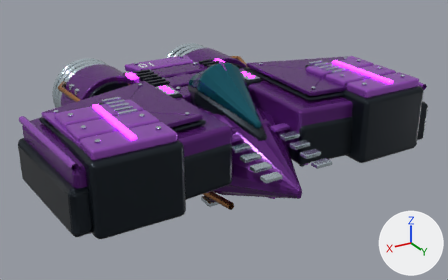
The Blender file docs/solid-fleet-20260908/10.blend, before and after one commit.
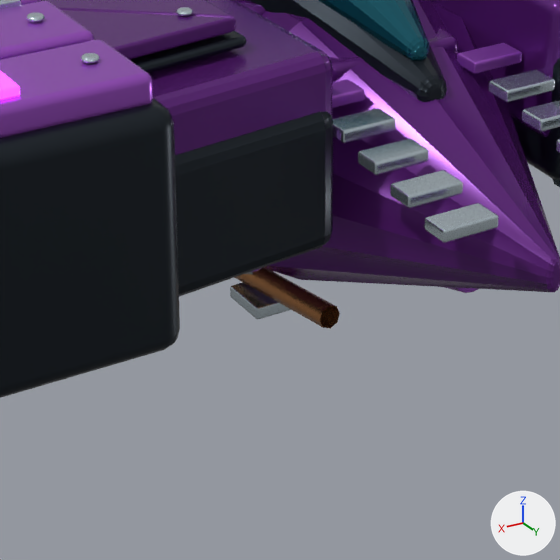
Old and new are each drawn whole from a 50 mm lens placed at (2.46, 4.48, 1.99), pointed at (-0.13, 0.16, -0.17) and again close up on the part from 29% to 67% of the width and 39% to 100% of the height. Every picture has the same lights, and +X, +Y and +Z are marked at lower right. The last two pictures show the newer version.

In view in the first close-up: 'SolidHull_10'.
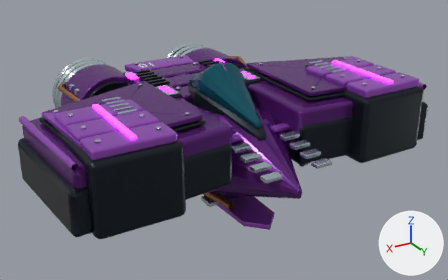
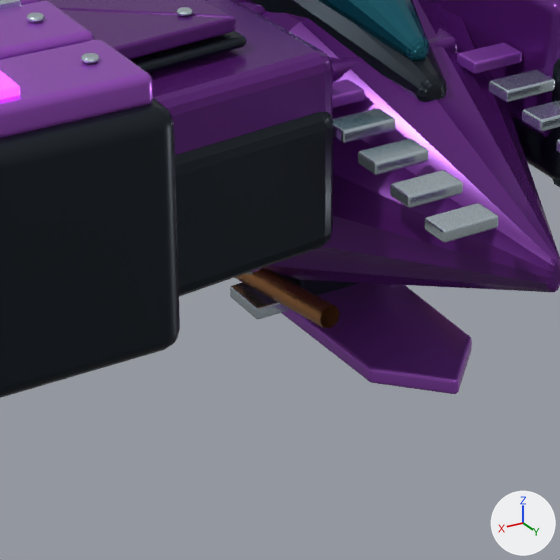
Boxes (x1, y1, x2, y2) around the edits, measured in the close-ups (560 x 560 px):
part 1 of me_deep_structural_fuselage, added (purple)
    after: (239, 280, 472, 394)
part 2 of me_deep_structural_fuselage, added (dark blue)
    after: (273, 271, 359, 296)
part 3 of me_deep_structural_fuselage, deleted (mostly hidden)
    before: (444, 287, 478, 293)

The change, as a diff of the scene's bpy script:
```diff
--- a/docs/solid-fleet-20260908/10.blend.py
+++ b/docs/solid-fleet-20260908/10.blend.py
@@ me_deep_structural_fuselage @@
 # used by ob_solidhull_10; location = (0.0, 0.0, 0.0)
-me_deep_structural_fuselage.from_pydata(...)  # 26308 vertices, 25448 faces; spans x -1.62..1.62, y -1.43..1.43, z -0.6..0.6
+me_deep_structural_fuselage.from_pydata(...)  # 26376 vertices, 25530 faces; spans x -1.62..1.62, y -1.43..1.43, z -0.6..0.6
+# me_deep_structural_fuselage part 1: a new loose piece of 120 vertices spanning x -0.2..0.2, y -0.72..1.08, z -0.57..-0.53, in mat_livery_contrast_9 (purple #a356c9)
+# me_deep_structural_fuselage part 2: a new loose piece of 96 vertices spanning x -0.12..0.12, y 0.4..0.56, z -0.54..-0.26, in mat_graphite_machinery_recess (dark blue #242c34)
+# me_deep_structural_fuselage part 3
+# 244 vertices are removed from x -0.26..0.26, y -0.72..1.13, z -0.45..-0.19
+# 236 faces are deleted
+# other edits to the shape of me_deep_structural_fuselage do not show in these pictures
 me_deep_structural_fuselage.materials.append(mat_hull_enamel_9)
```
